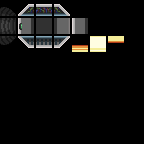
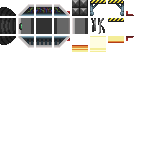
Comparing the layer stacks of the two (144, 144) images. Changes:
added layer "Layer 3" above "Layer 1" over [108, 18, 124, 22]
painted on "Layer 1" over [67, 0, 134, 41]
hid "Background" over [0, 0, 144, 144]
